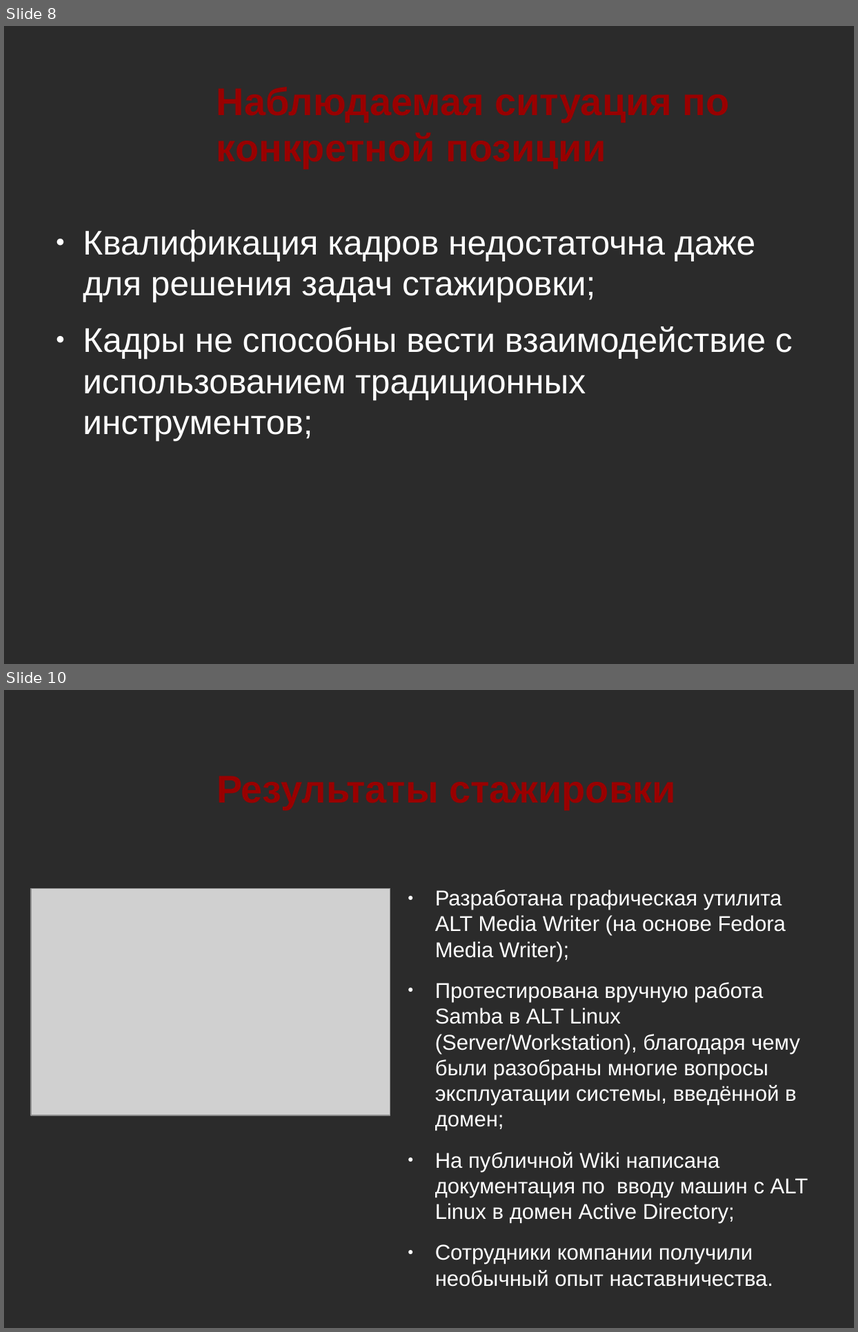
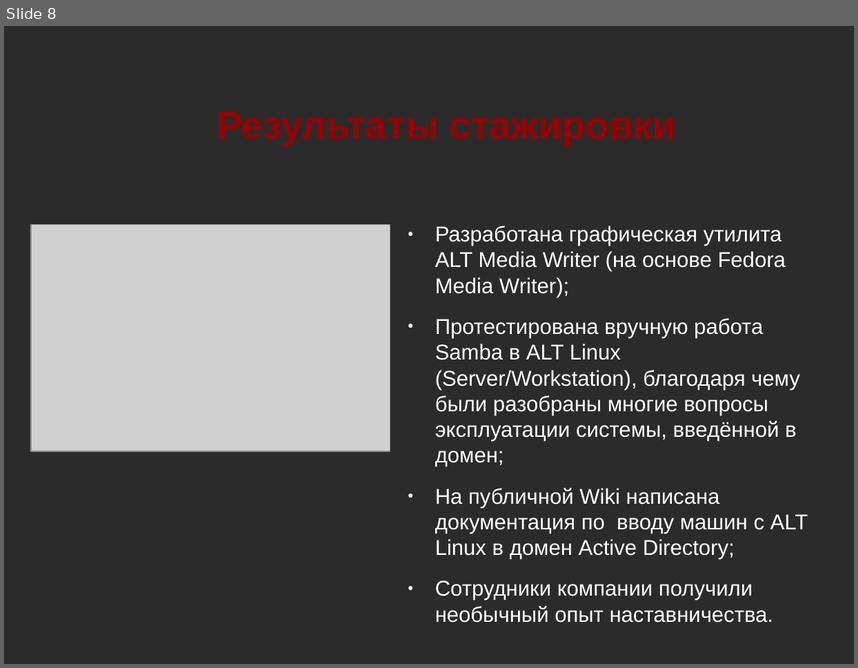
Before and after one commit to NIR-Ginko/presentations, a slide deck: 2020-02-07 ALT Join and community/ALT Join and community.odp. Shown one above the other, each under a label of ours: slides 8 and 10 before the commit, slide 8 after it; the slides between them are not shown. The pictures are 858x1332 and 858x668 pixels, drawn with LibreOffice and Linux fonts; fonts in the diff are those of the drawing; grey boxes stand for pictures; background and template pictures are left out; a plain dark background stands for a picture behind light text. Boxes give left, top, right and bottom in pixels: in the first picture for what was removed or moved away, otherwise in the second. Text is boxed around its words. In the diff, an @@ line names an element or a change of style, - is before the commit and + after.

```diff
--- a/2020-02-07 ALT Join and community/ALT Join and community.odp
+++ b/2020-02-07 ALT Join and community/ALT Join and community.odp
@@ slide 8 removed at [4,26,854,664], background picture (left out) @@
@@ title removed at [217,87,730,168] @@
-Наблюдаемая ситуация по конкретной позиции
@@ text removed at [83,230,793,441] @@
-● Квалификация кадров недостаточна даже для решения задач стажировки;
-● Кадры не способны вести взаимодействие с использованием традиционных инструментов;
@@ what was slide 10 is now slide 8 @@
```
Also in this commit, not shown: 5 slides changed, 1 other slide removed.
